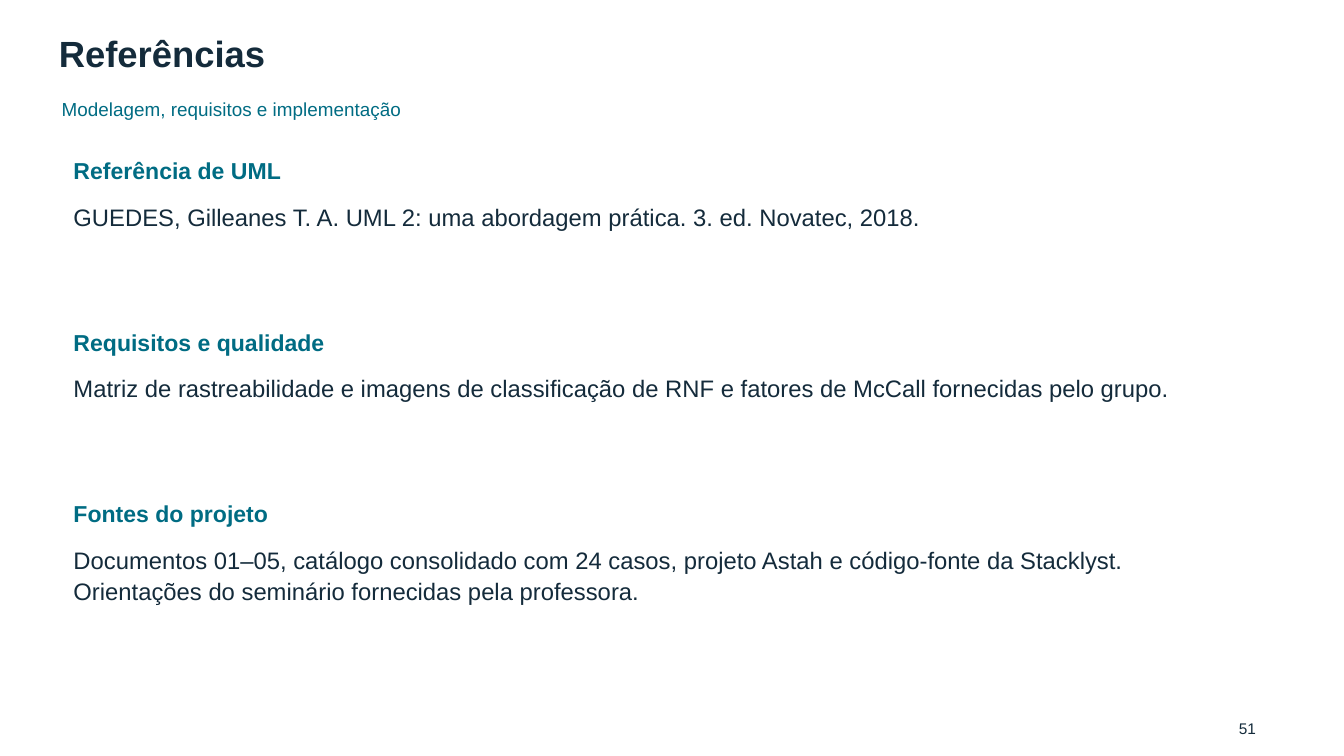
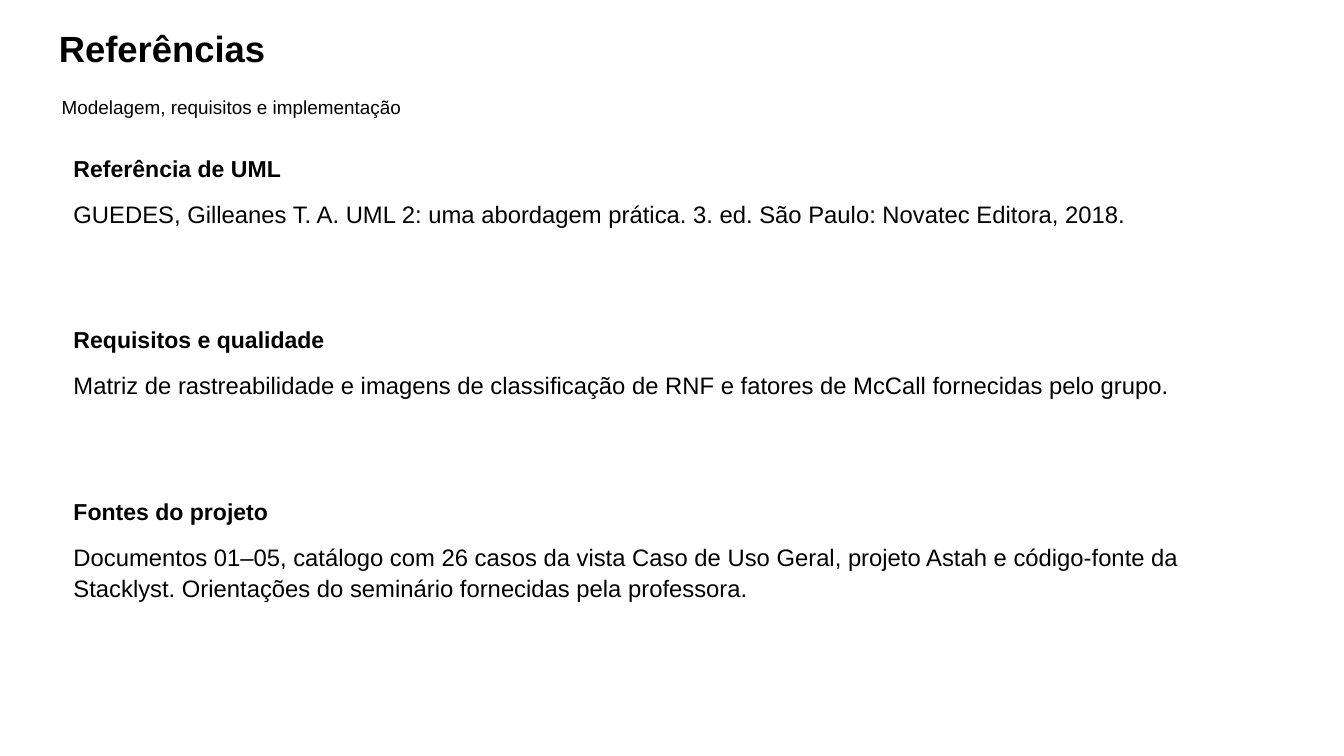
Before and after one commit to pedrotescaro/Stacklyst, a slide deck: slide 72 of docs/laboratorio-engenharia-software/revisao-final-2026-11-03/fontes/drive/Stacklyst-seminario-atualizado-2026-11-03.pptx (slide 51 before the commit). Drawn at 1344x756 pixels with LibreOffice and Linux fonts; fonts in the diff are those of the drawing. Boxes give left, top, right and bottom in pixels: in the first picture for what was removed or moved away, otherwise in the second. Text is boxed around its words. In the diff, an @@ line names an element or a change of style, - is before the commit and + after.

Commit message:
docs(final): adicionar arquivos da revisao final do Stacklyst
- Adiciona Documentos 01, 02, 03 e 04 em DOCX do Google Drive

- Atualiza modelo Astah com Caso de Uso Geral (.asta e .zip)

- Atualiza apresentacao do seminario (.pptx)

- Atualiza READMEs com referencias da entrega final

```diff
--- a/docs/laboratorio-engenharia-software/revisao-final-2026-11-03/fontes/drive/Stacklyst-seminario-atualizado-2026-11-03.pptx
+++ b/docs/laboratorio-engenharia-software/revisao-final-2026-11-03/fontes/drive/Stacklyst-seminario-atualizado-2026-11-03.pptx
@@ text "Referências" at (59,34,265,63): text colour #142B3B to #000000; line spacing 1.1 to 51.5pt @@
@@ text "Modelagem, requisitos e implementação" at (62,100,401,118): text colour #006C83 to #000000; line spacing 1.1 to 26.7pt @@
@@ text at (73,205,1125,228): text changed; text colour #142B3B to #000000 @@
-GUEDES, Gilleanes T. A. UML 2: uma abordagem prática. 3. ed. Novatec, 2018.
+GUEDES, Gilleanes T. A. UML 2: uma abordagem prática. 3. ed. São Paulo: Novatec Editora, 2018.
@@ text "Matriz de rastreabilidade e imagens ..." at (73,376,1169,399): text colour #142B3B to #000000; line spacing 1.1 to 33.7pt @@
@@ text colour #006C83 to #000000; line spacing 1.1 to 32.7pt in 3 elements at (73,159,281,178), (73,331,325,353), (73,503,268,525) @@
@@ text at (73,548,1178,602): text changed; text colour #142B3B to #000000 @@
-Documentos 01–05, catálogo consolidado com 24 casos, projeto Astah e código-fonte da Stacklyst. Orientações do seminário fornecidas pela professora.
+Documentos 01–05, catálogo com 26 casos da vista Caso de Uso Geral, projeto Astah e código-fonte da Stacklyst. Orientações do seminário fornecidas pela professora.
@@ text removed at (1239,723,1256,734) @@
-51
```
Also in this commit, not shown: 31 other slides changed, 40 slides added, 19 slides removed, 24 other files.
